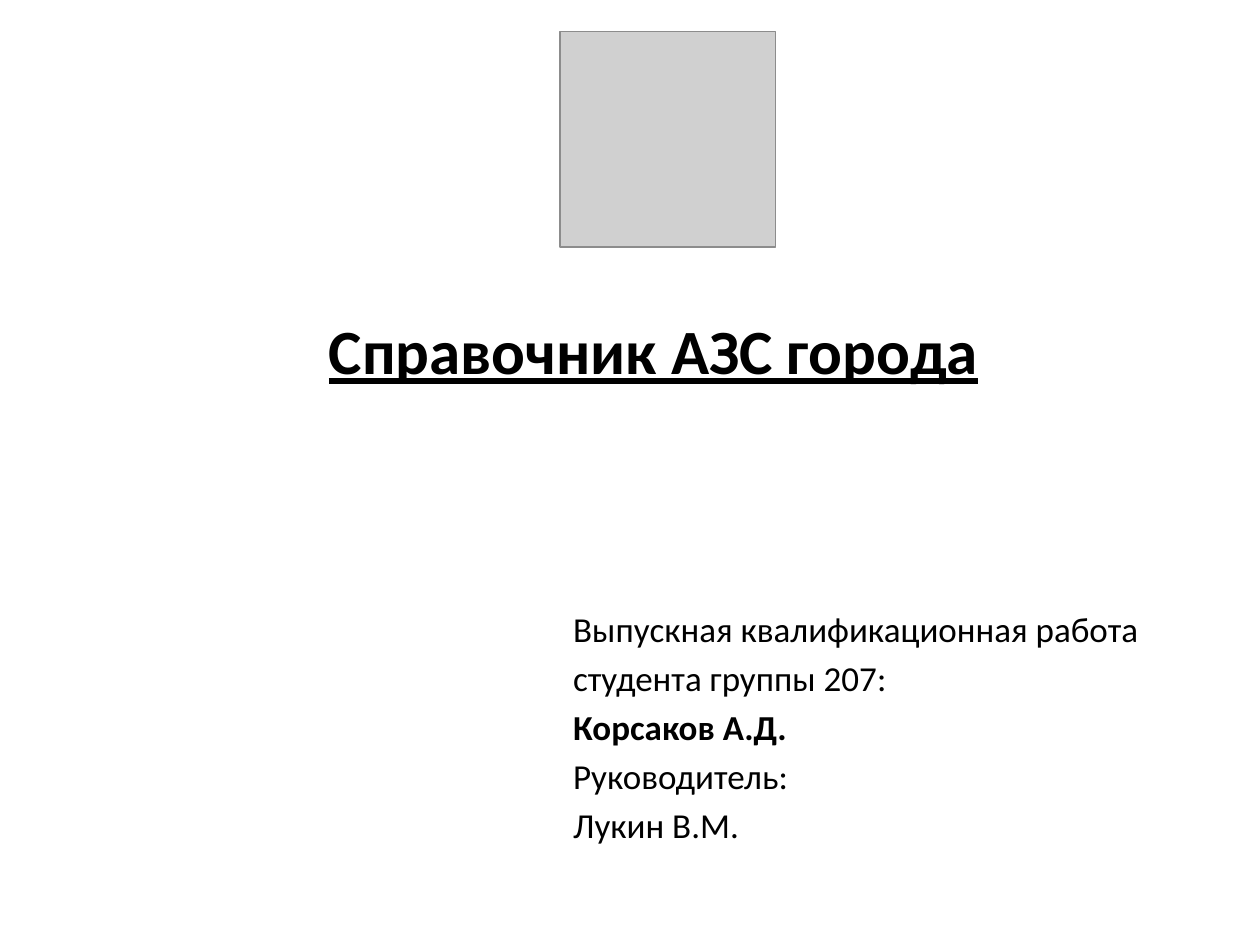
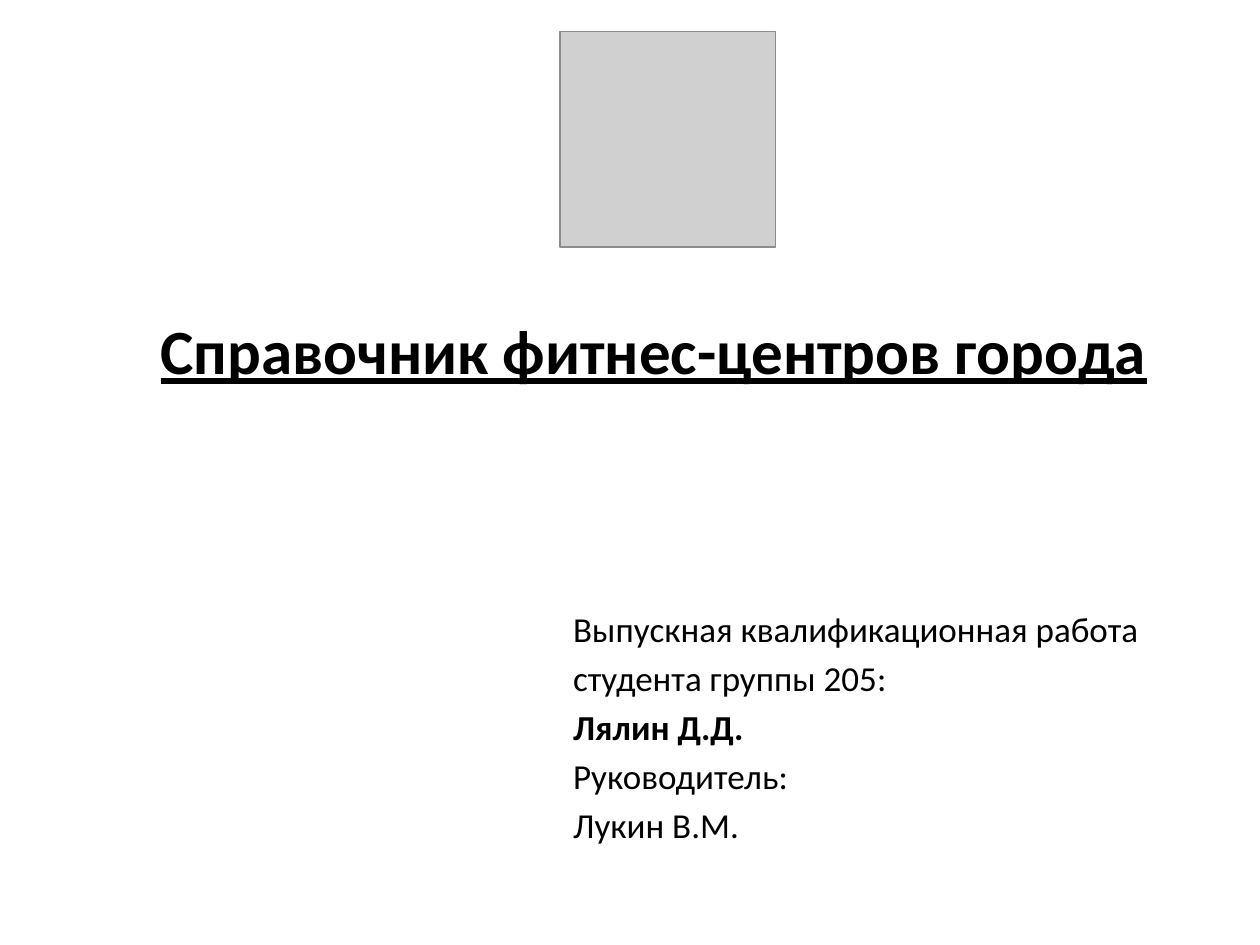
Before and after one commit to RuslanRinatovich/Diplom2024Lyalin, a slide deck: slide 1 of Документация/Лялин.pptx. Drawn at 1260x945 pixels with LibreOffice and Linux fonts; fonts in the diff are those of the drawing; grey boxes stand for pictures. Boxes give left, top, right and bottom in pixels: in the first picture for what was removed or moved away, otherwise in the second. Text is boxed around its words. In the diff, an @@ line names an element or a change of style, - is before the commit and + after.

```diff
--- a/Документация/Лялин.pptx
+++ b/Документация/Лялин.pptx
@@ title at <box>161,331,1146,384</box>: text changed @@
-Справочник АЗС города
+Справочник фитнес-центров города
@@ subtitle at <box>573,668,887,746</box>: text changed @@
-студента группы 207:
-Корсаков А.Д.
+студента группы 205:
+Лялин Д.Д.
```
Also in this commit, not shown: 3 other slides changed, 3 other files.
